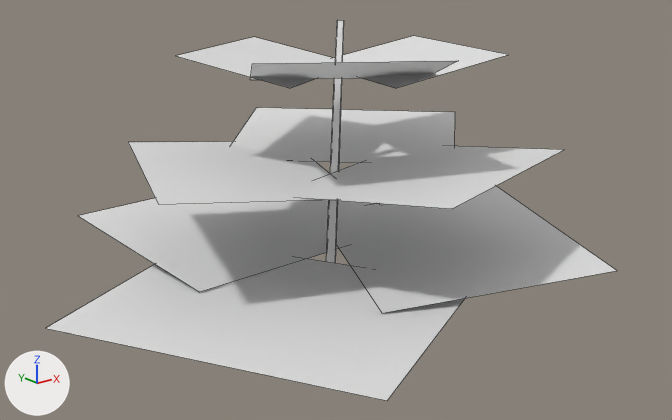
An edit to the OBJ model src/main/resources/assets/stonedew/models/block/plants/plant_1_1_0_lod.obj, drawn before and after from the same camera.
One viewpoint serves both versions: a 50 mm camera at (-0.391, -1.631, 0.614) aimed at (0.488, -0.533, 0.174). Lighting does not change. The marker at lower left points along +X, +Y and +Z. The older version comes first. Mesh edges are drawn as thin lines. Materials are left out; every surface is plain grey. Where no turn or scale is listed for an object, it has been applied to the vertices. Vertices at exactly the same position are counted once.

Objects in the first picture: 'model'.
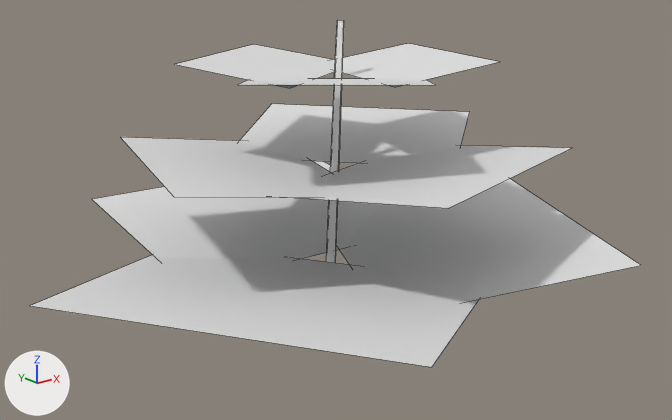
The edits, one by one:
me_model is used by ob_model.
me_model had 44 vertices, 13 faces and spanned x 0.034..0.956, y -0.905..-0.086, z -0.001..0.461.
me_model now has 44 vertices, 13 faces and spans x 0.002..0.989, y -0.952..-0.081, z -0.001..0.461.
me_model part 1: the loose piece of 4 vertices spanning x 0.296..0.641, y -0.745..-0.423, z 0.375..0.43 is rebuilt with 4 vertices and now spans x 0.29..0.624, y -0.737..-0.412, z 0.375..0.399.
me_model part 2: the loose piece of 4 vertices spanning x 0.316..0.639, y -0.524..-0.227, z 0.375..0.412 is rebuilt with 4 vertices and now spans x 0.315..0.64, y -0.523..-0.225, z 0.375..0.399.
me_model part 3: the loose piece of 4 vertices spanning x 0.422..0.956, y -0.879..-0.29, z 0.08..0.114 is rebuilt with 4 vertices and now spans x 0.414..0.989, y -0.908..-0.273, z 0.08..0.127.
me_model part 4: the loose piece of 4 vertices spanning x 0.53..0.785, y -0.658..-0.349, z 0.375..0.411 is rebuilt with 4 vertices and now spans x 0.535..0.772, y -0.645..-0.355, z 0.375..0.399.
me_model part 5: the loose piece of 4 vertices spanning x 0.034..0.604, y -0.905..-0.283, z 0.074..0.08 is rebuilt with 4 vertices and now spans x 0.002..0.633, y -0.952..-0.28, z 0.08..0.129.
me_model part 6: the loose piece of 4 vertices spanning x 0.234..0.751, y -0.492..-0.086, z 0.08..0.113 is rebuilt with 4 vertices and now spans x 0.257..0.782, y -0.489..-0.081, z 0.08..0.126.
me_model part 7: the loose piece of 4 vertices spanning x 0.344..0.796, y -0.842..-0.452, z 0.232..0.263 is rebuilt with 4 vertices and now spans x 0.336..0.797, y -0.849..-0.456, z 0.232..0.268.
me_model part 8: the loose piece of 4 vertices spanning x 0.167..0.568, y -0.657..-0.202, z 0.232..0.25 is rebuilt with 4 vertices and now spans x 0.174..0.552, y -0.664..-0.221, z 0.232..0.266.
me_model part 9: the loose piece of 4 vertices spanning x 0.402..0.879, y -0.61..-0.132, z 0.232..0.262 is rebuilt with 4 vertices and now spans x 0.416..0.884, y -0.623..-0.141, z 0.232..0.267.

Where the change shows, as pixel boxes (x1, y1, x2, y2) in the pictures (672 x 420 px):
'model', reshaped (7% wider, 9% shorter): before (46, 20, 617, 401); after (31, 20, 641, 367)
part 1 of me_model, rebuilt: before (251, 61, 457, 80); after (238, 78, 435, 85)
part 2 of me_model, rebuilt (13% shorter): before (177, 37, 335, 88); after (175, 44, 335, 88)
part 3 of me_model, rebuilt: before (339, 186, 617, 313); after (340, 179, 641, 301)
part 4 of me_model, rebuilt (15% shorter): before (343, 36, 509, 88); after (334, 43, 498, 87)
part 5 of me_model, rebuilt (7% wider, 21% shorter): before (46, 259, 465, 401); after (31, 255, 479, 367)
part 6 of me_model, rebuilt: before (79, 198, 376, 292); after (92, 161, 382, 259)
part 7 of me_model, rebuilt: before (301, 146, 563, 209); after (303, 146, 571, 208)
part 8 of me_model, rebuilt: before (128, 142, 330, 204); after (121, 137, 331, 198)
part 9 of me_model, rebuilt (7% taller): before (231, 108, 455, 163); after (240, 104, 470, 163)
